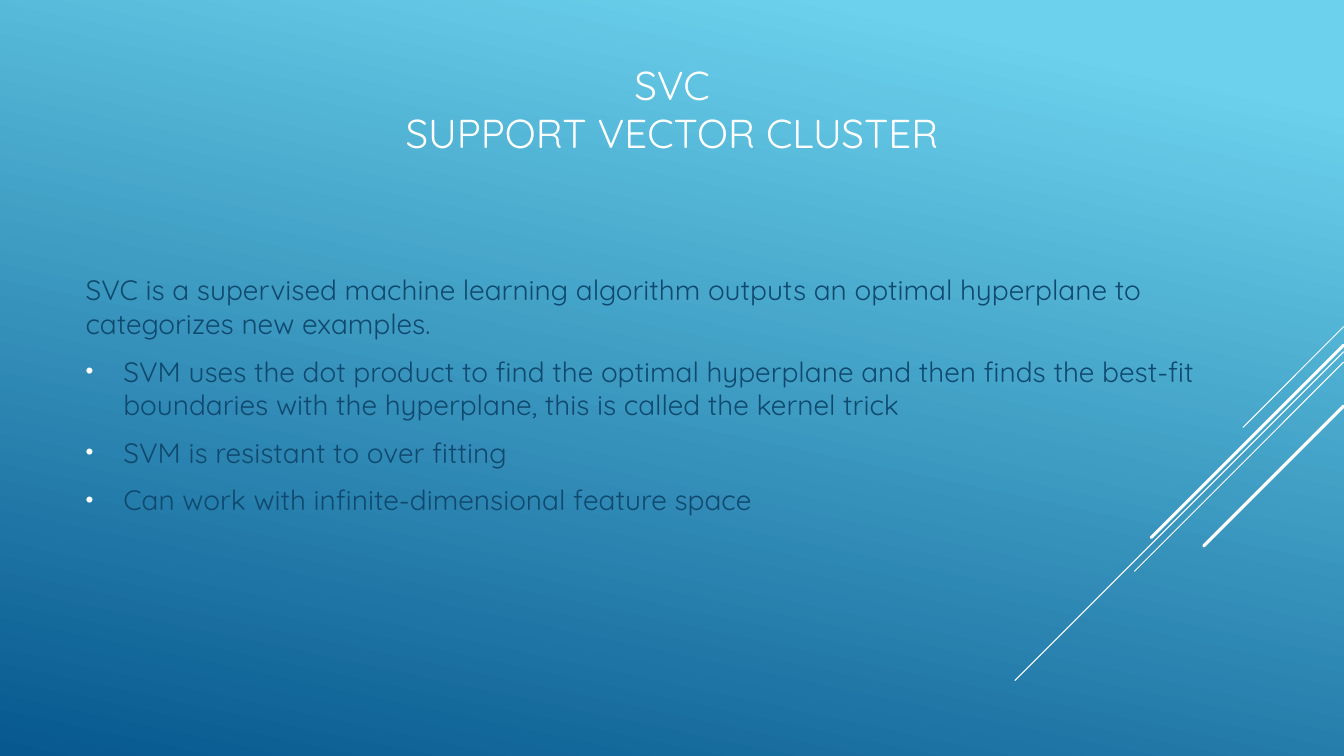
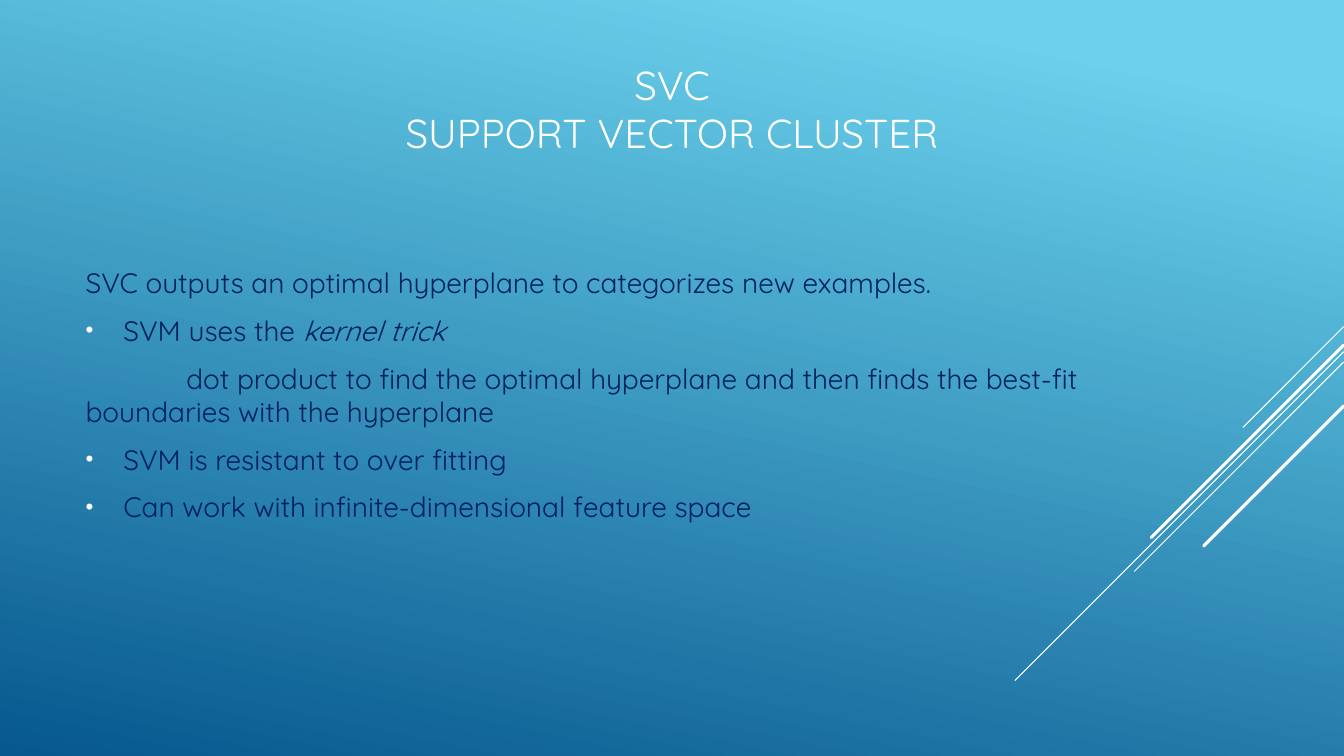
Before and after one commit to efuller11/Thinkful, a slide deck: slide 21 of New York Education System capstone.pptx (slide 20 before the commit). Drawn at 1344x756 pixels with LibreOffice and Linux fonts; fonts in the diff are those of the drawing. Boxes give left, top, right and bottom in pixels: in the first picture for what was removed or moved away, otherwise in the second. Text is boxed around its words. In the diff, an @@ line names an element or a change of style, - is before the commit and + after.

```diff
--- a/New York Education System capstone.pptx
+++ b/New York Education System capstone.pptx
@@ text at box(86, 272, 1077, 428): text changed; text colour #0F496F to #002060 @@
-SVC is a supervised machine learning algorithm outputs an optimal hyperplane to categorizes new examples.
-• SVM uses the dot product to find the optimal hyperplane and then finds the best-fit boundaries with the hyperplane, this is called the kernel trick
+SVC outputs an optimal hyperplane to categorizes new examples.
+• SVM uses the kernel trick
+dot product to find the optimal hyperplane and then finds the best-fit boundaries with the hyperplane
@@ text at box(123, 449, 752, 523): text colour #0F496F to #002060 in "SVM is resistant to over fitting", "Can work with infinite-dimensional feature space" @@
```
Also in this commit, not shown: 21 other slides changed, 1 slide added, 1 other file.
